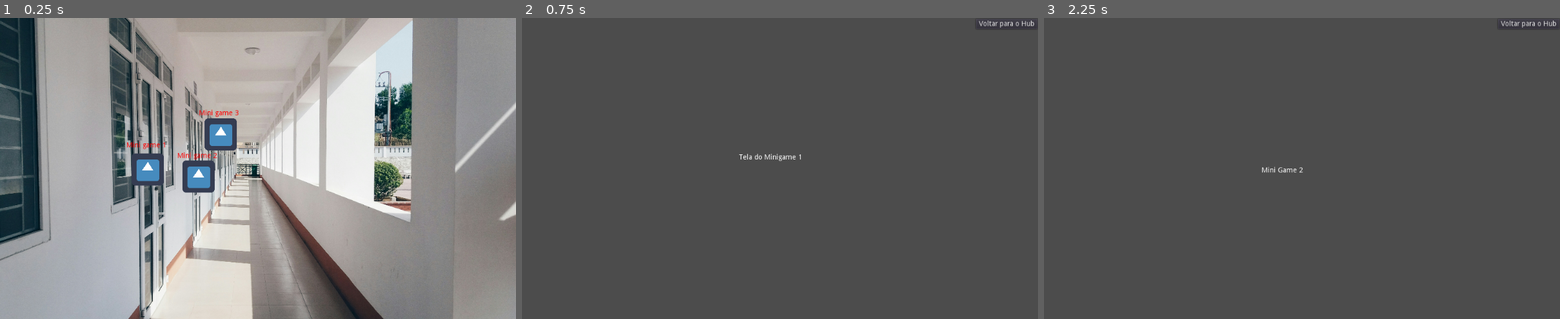
Above: before the commit, frames 1-3 (left to right).
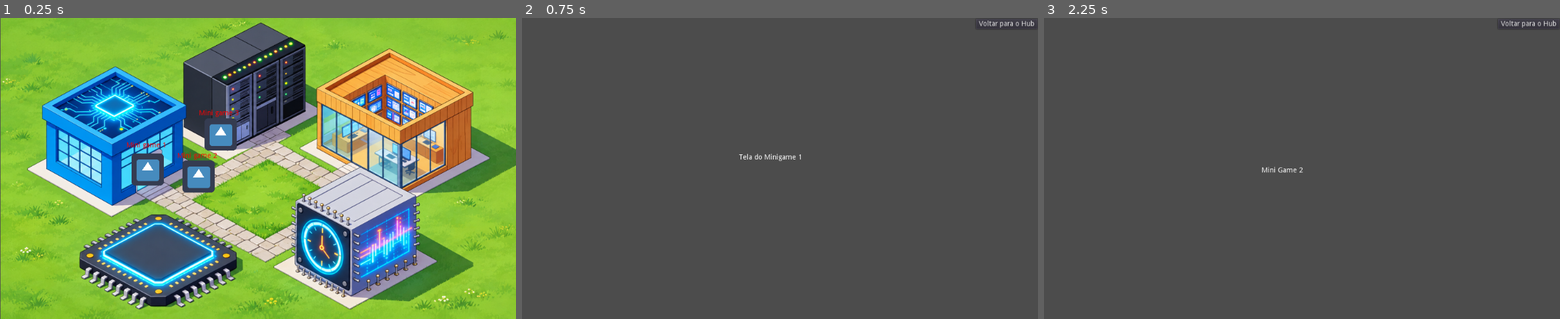
Above: after the commit, the same moments.

Repository: ArthurVieiradeLacerdaDev/Game-Hub
Game: Godot game, scene res://Hub.tscn
Two runs of this game, one before a commit and one after it. Both use one fixed random seed, a clock stepped at 60 frames per second and the inputs below. The engine's default icon, where the game draws it, is replaced by a stand-in: a white triangle on a blue panel in a dark square.
Inputs (mouse positions are in pixels of both pictures, inside the frame that each line leads up to):
- Up to frame 1 (0.25 s): no input
- Up to frame 2 (0.75 s): click (671, 168) at 0.5 s
- Up to frame 3 (2.25 s): click "Voltar para o Hub" at 1.25 s; click (1265, 135) at 2 s

The runs differ from the first frame. In frame 1, 96% of the frame differs, in the area x 0-100%, y 0-100%; in frame 2, nothing differs; in frame 3, nothing differs.

Commit message:
nova imagem de background

Diff:
--- a/Hub.tscn
+++ b/Hub.tscn
@@ -2,7 +2,7 @@
 
 [ext_resource path="res://Hub.gd" type="Script" id=1]
 [ext_resource path="res://icon.png" type="Texture" id=2]
-[ext_resource path="res://corritor.jpg" type="Texture" id=3]
+[ext_resource path="res://ChatGPT Image 12 de set. de 2026, 21_33_05.png" type="Texture" id=3]
 
 [node name="Hub" type="Control"]
 anchor_right = 1.0
@@ -12,6 +12,8 @@
 [node name="TextureRect" type="TextureRect" parent="."]
 anchor_right = 1.0
 anchor_bottom = 1.0
+margin_left = 1.0
+margin_right = 1.0
 texture = ExtResource( 3 )
 expand = true
 
Binary file added: ChatGPT Image 12 de set. de 2026, 21_33_05.png
Not shown, changed: ChatGPT Image 12 de set. de 2026, 21_33_05.png.import
Binary file removed: corritor.jpg
